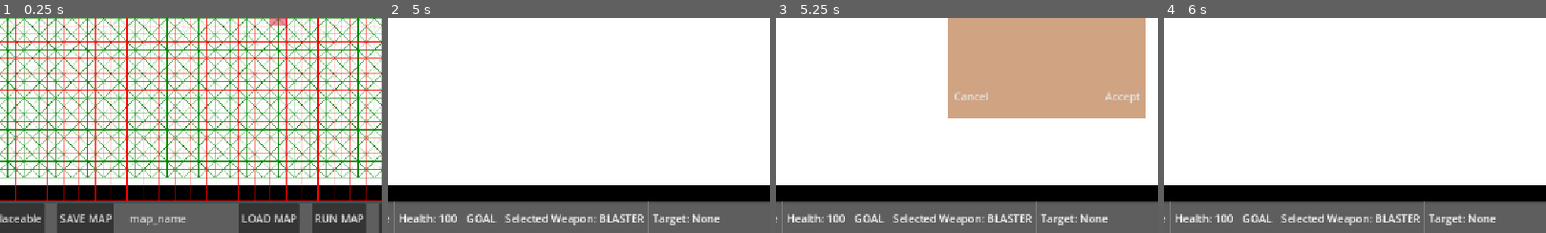
Above: before the commit, frames 1-4 (left to right).
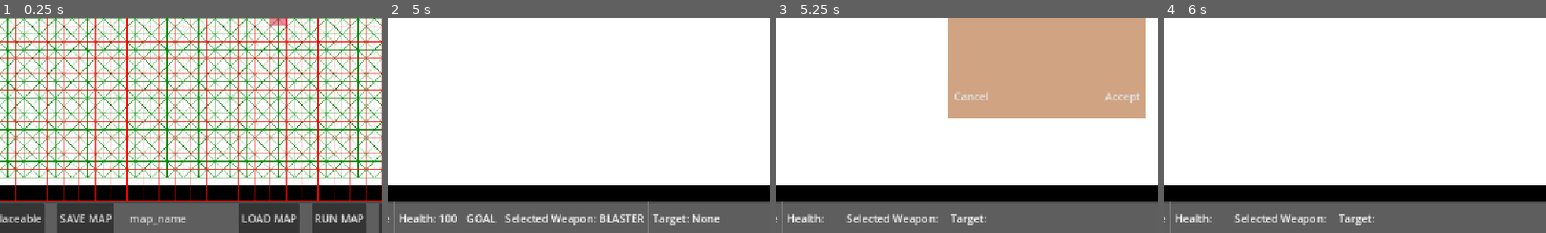
Above: after the commit, the same moments.

Repository: 702BH/GameAIProjects
Game: Godot game, scene res://ProgrammingGameAIByExample/Raven/raven_main_scene.tscn
Two runs of this game, one before a commit and one after it. Both use one fixed random seed, a clock stepped at 60 frames per second and the inputs below. The project has no main scene, so this scene is started directly.
Inputs (mouse positions are % of the whole screen's width and height, from its top left):
- Up to frame 1 (0.25 s): no input
- Up to frame 2 (5 s): click "ADD WALLS" at 0.5 s; click "Add Placeable" at 1.25 s; click "RUN MAP" at 2 s; click "Possess" at 2.75 s; click "Possess" at 3.5 s; click "Possess" at 4.25 s
- Up to frame 3 (5.25 s): tap Enter at 5 s; move the mouse to (72, 45) at 5.02 s; press the mouse at (72, 45) at 5.03 s
- Up to frame 4 (6 s): right-click (72, 45) at 5.3 s; release the mouse at (72, 45) at 5.75 s; click "Accept" at 5.75 s
The pictures show only the part of the screen within x 15-65%, y 50-100%; the shares and areas given below are measured in that part.

Frames 1-2 are identical in both runs. In frame 3, 1.7% of the frame differs, in the area x 13-87%, y 85-100%; in frame 4, 1.7%.

Commit message:
implemented basic agent controlling system

Diff:
--- a/aiforgamesprojects/ProgrammingGameAIByExample/Raven/Goals/goal_think.gd
+++ b/aiforgamesprojects/ProgrammingGameAIByExample/Raven/Goals/goal_think.gd
@@ -68,6 +68,11 @@
 	return true
 
 
+func add_goal_move_to_position(pos:Vector2) -> void:
+	remove_all_subgoals()
+	add_subgoal(GoalMoveToPosition.new(owner_agent, pos))
+
+
 func add_goal_explore() -> void:
 	if not_present(Type.GOAL_EXPLORE):
 		remove_all_subgoals()
@@ -91,4 +96,7 @@
 
 
 func get_current_goal() -> String:
-	return subgoals[0]._get_name()
+	if subgoals.is_empty():
+		return ""
+	else:
+		return subgoals[0]._get_name()
--- a/aiforgamesprojects/ProgrammingGameAIByExample/Raven/Raven_Service_Bus.gd
+++ b/aiforgamesprojects/ProgrammingGameAIByExample/Raven/Raven_Service_Bus.gd
@@ -37,6 +37,7 @@
 signal agent_selected(agent: RavenAgent)
 signal agent_delesected()
 signal agent_died(agent:RavenAgent)
+signal agent_possess_requested()
 
 
 # debugging system
--- a/aiforgamesprojects/ProgrammingGameAIByExample/Raven/UI/run_map_ui.gd
+++ b/aiforgamesprojects/ProgrammingGameAIByExample/Raven/UI/run_map_ui.gd
@@ -26,7 +26,6 @@
 
 
 func update_debug_data(data: StatsDataDebug) -> void:
-	print("STATS RECIEVED")
 	agent_name_text.text = data.name
 	display_goal_data(data.goal)
 	display_weapon(data.weapon)
@@ -44,3 +43,16 @@
 
 func display_target(target: String) -> void:
 	target_text.text = target
+
+
+func clear_ui() -> void:
+	agent_name_text.text = "None"
+	goal_text.text = ""
+	weapon_text.text = ""
+	agent_health_text.text = ""
+	target_text.text = ""
+
+
+func _on_play_pressed() -> void:
+	print("Possess Requested")
+	RavenServiceBus.agent_possess_requested.emit()
--- a/aiforgamesprojects/ProgrammingGameAIByExample/Raven/agent_container.gd
+++ b/aiforgamesprojects/ProgrammingGameAIByExample/Raven/agent_container.gd
@@ -8,23 +8,41 @@
 var dummy_count := 0
 
 
+func _ready() -> void:
+	RavenServiceBus.agent_possess_requested.connect(_on_possess_request.bind())
+
+
+func _on_possess_request() -> void:
+	print("Possess request recievied by agent container")
+	if selected_agent:
+		if !selected_agent.is_possessed:
+			selected_agent.is_possessed = true
+			selected_agent._possessed()
+		else:
+			selected_agent.is_possessed = false
+
 
 func query_selectable(pos: Vector2) -> void:
-	var agent_found = false
-	for agent:RavenAgent in get_children():
-		agent.selected = false
-		if agent is DummyAgent:
-			continue
-		if pos.distance_squared_to(agent.position) <= agent.click_radius * agent.click_radius:
-			agent.selected = true
-			selected_agent = agent
-			agent_found = true
-			break
+	if !selected_agent:
+		var agent_found = false
+		for agent:RavenAgent in get_children():
+			agent.selected = false
+			if agent is DummyAgent:
+				continue
+			if pos.distance_squared_to(agent.position) <= agent.click_radius * agent.click_radius:
+				agent.selected = true
+				selected_agent = agent
+				agent_found = true
+				break
 
-	if agent_found:
-		RavenServiceBus.agent_selected.emit(selected_agent)
-		#agent_selected.emit(selected_agent)
+		if agent_found:
+			RavenServiceBus.agent_selected.emit(selected_agent)
+			#agent_selected.emit(selected_agent)
+		else:
+			selected_agent = null
+			RavenServiceBus.agent_delesected.emit()
+			#agent_deselected.emit()
 	else:
+		selected_agent.selected = false
 		selected_agent = null
 		RavenServiceBus.agent_delesected.emit()
-		#agent_deselected.emit()
--- a/aiforgamesprojects/ProgrammingGameAIByExample/Raven/map_ui_editor.gd
+++ b/aiforgamesprojects/ProgrammingGameAIByExample/Raven/map_ui_editor.gd
@@ -126,6 +126,7 @@
 
 func update_debug_ui(selected: bool) -> void:
 	agent_debugger.clear_systems()
+	run_map_agent_ui.clear_ui()
 	if selected:
 		agent_debugger.selected_agent = selected_agent
 		run_map_agent_ui.selected_agent = selected_agent
--- a/aiforgamesprojects/ProgrammingGameAIByExample/Raven/map_ui_editor.tscn
+++ b/aiforgamesprojects/ProgrammingGameAIByExample/Raven/map_ui_editor.tscn
@@ -609,6 +609,7 @@
 [connection signal="pressed" from="Container/ButtonPanel/Buttons/Load" to="." method="_on_load_pressed"]
 [connection signal="pressed" from="Container/ButtonPanel/Buttons/RunMap" to="." method="_on_run_map_pressed"]
 [connection signal="pressed" from="Container/ButtonPanel/Buttons/Debug" to="." method="_on_debug_pressed"]
+[connection signal="pressed" from="Container/ButtonPanel/RunMapUI/PlayControls/Play" to="Container/ButtonPanel/RunMapUI" method="_on_play_pressed"]
 [connection signal="pressed" from="Container/ButtonPanel/DebugMapUI/PlayControls/AddDummy" to="." method="_on_add_dummy_pressed"]
 [connection signal="pressed" from="Container/ButtonPanel/DebugMapUI/PlayControls/Play" to="." method="_on_play_pressed"]
 [connection signal="file_selected" from="LoadMapDialog" to="." method="_on_load_map_dialog_file_selected"]
--- a/aiforgamesprojects/ProgrammingGameAIByExample/Raven/raven_agent.gd
+++ b/aiforgamesprojects/ProgrammingGameAIByExample/Raven/raven_agent.gd
@@ -69,6 +69,7 @@
 # Agent vals
 var health := 100.0
 var max_health := 100.0
+var is_possessed := false
 
 
 func _init() -> void:
@@ -87,6 +88,16 @@
 	RavenServiceBus.agent_died.connect(_on_agent_died.bind())
 	name_label.text = agent_name
 	health_label.text = str(health) + " / " + str(max_health)
+	RavenServiceBus.agent_selected.connect(on_agent_selected.bind())
+
+
+
+func on_agent_selected(a: RavenAgent) -> void:
+	# Create the ui message
+	var data:StatsData = StatsData.build().set_agent(self).set_system(DebugData.Systems.STATS)
+	var message:= StatsDataDebug.new(agent_name, str(health), brain.get_current_goal(), weapon_system.get_current_weapon_name(), targeting_system.get_current_target_name())
+	data.add_message_stats(message)
+	RavenServiceBus.debug_event.emit(data)
 
 func _on_agent_died(agent: RavenAgent) -> void:
 	# remove bot from memoery
@@ -115,29 +126,34 @@
 				#print(b.Type.keys()[b.goal_type])
 		pass
 		#print(brain.subgoals)
-
+	if event.is_action_pressed("remove"):
+		if is_possessed:
+			var mouse_position := get_global_mouse_position()
+			brain.add_goal_move_to_position(mouse_position)
 
 
 func _physics_process(delta: float) -> void:
-	#rotation += 0.1 * delta
 	brain.process()
-
-	if target_selection_regulator.is_ready():
-		targeting_system.update()
-
-	if goal_arbitration_regulator.is_ready():
-		brain.arbitrate()
-
-	if vision_update_regulator.is_ready():
-		sensory_memory.update_agents_in_view()
-
-	if weapon_selection_regulator.is_ready():
-		#print("Selecting weapon: ")
-		weapon_system.select_weapon()
-
-
-
-	weapon_system.take_aim_and_shoot(delta)
+	if !is_possessed:
+		#rotation += 0.1 * delta
+
+
+		if target_selection_regulator.is_ready():
+			targeting_system.update()
+
+		if goal_arbitration_regulator.is_ready():
+			brain.arbitrate()
+
+		if vision_update_regulator.is_ready():
+			sensory_memory.update_agents_in_view()
+
+		if weapon_selection_regulator.is_ready():
+			#print("Selecting weapon: ")
+			weapon_system.select_weapon()
+
+
+
+		weapon_system.take_aim_and_shoot(delta)
 
 	feeler_length = min_feeler_length + (velocity.length() / max_speed) * (max_feeler_length - min_feeler_length)
 	var steering_force = steering_controller.calculate()
@@ -333,3 +349,11 @@
 		return position_of_step
 	else:
 		return Vector2.ZERO
+
+
+func _possessed() -> void:
+	# clear all systems
+	brain.remove_all_subgoals()
+	steering_controller.reset_target()
+	targeting_system.clear_target()
+	velocity = Vector2.ZERO
